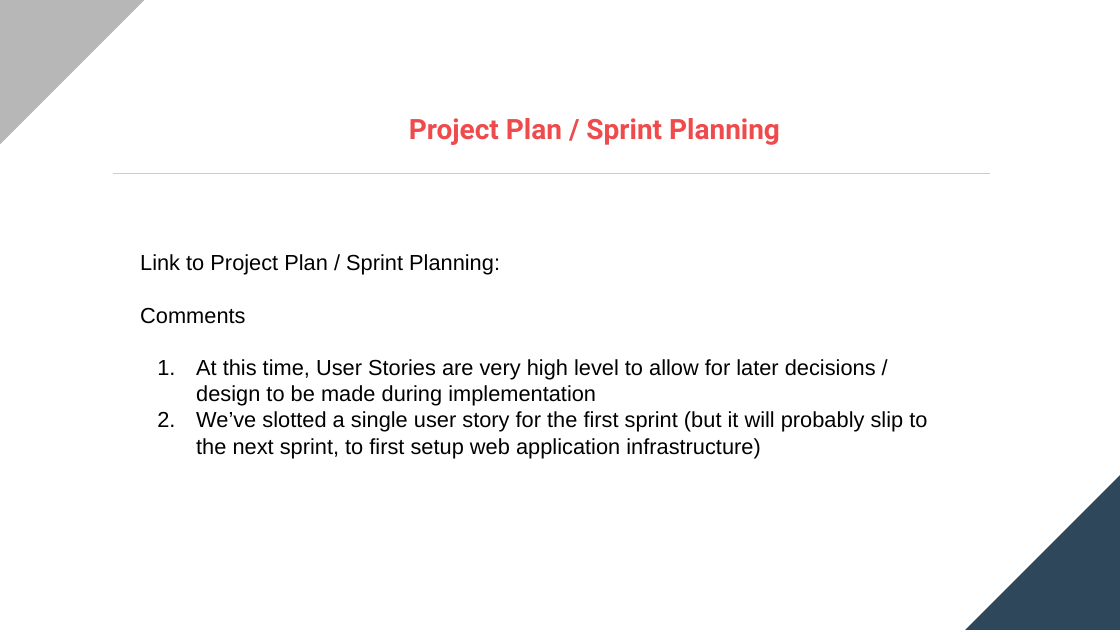
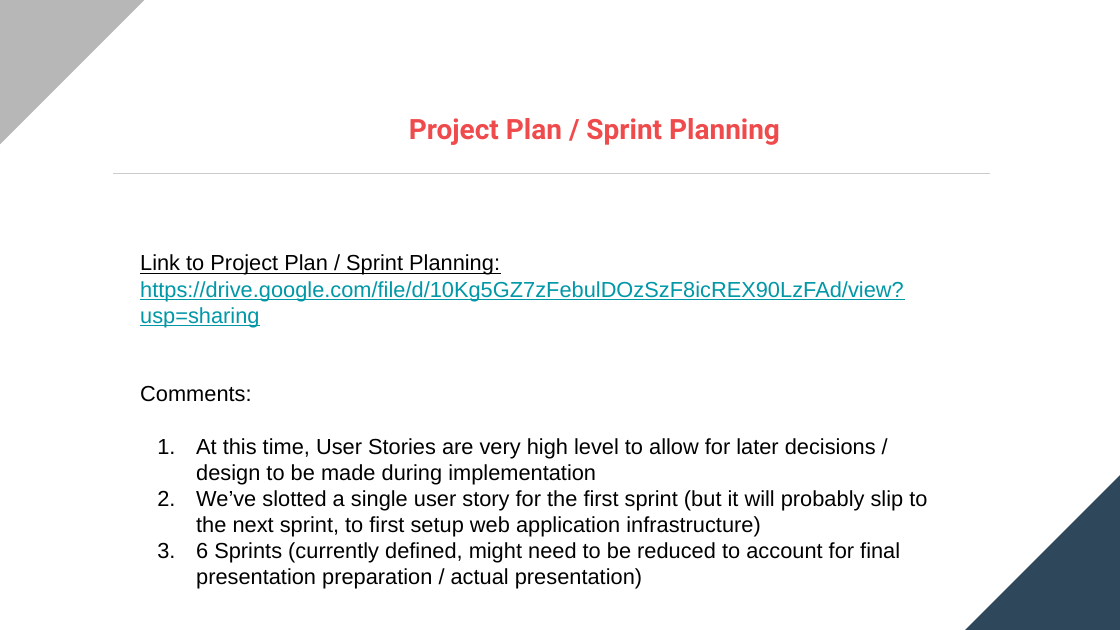
Before and after one commit to Tanvi-412/Prep_Your_Meal, a slide deck: slide 14 of documentation/ArchitectureDesign.pptx. Drawn at 1120x630 pixels with LibreOffice and Linux fonts; fonts in the diff are those of the drawing. Boxes give left, top, right and bottom in pixels: in the first picture for what was removed or moved away, otherwise in the second. Text is boxed around its words. In the diff, an @@ line names an element or a change of style, - is before the commit and + after.

Commit message:
Update presentation.

```diff
--- a/documentation/ArchitectureDesign.pptx
+++ b/documentation/ArchitectureDesign.pptx
@@ text at (140, 254, 500, 275): underline on in "Link to Project Plan / Sprint Planning:" @@
@@ text at (140, 281, 904, 402): text changed; text colour #000000 to #0097A7 @@
-Comments
+https://drive.google.com/file/d/10Kg5GZ7zFebulDOzSzF8icREX90LzFAd/view?usp=sharing
+Comments:
@@ text at (196, 542, 900, 589): paragraph added @@
+3. 6 Sprints (currently defined, might need to be reduced to account for final presentation preparation / actual presentation)
```
Also in this commit, not shown: 5 other slides changed, 1 other file.
